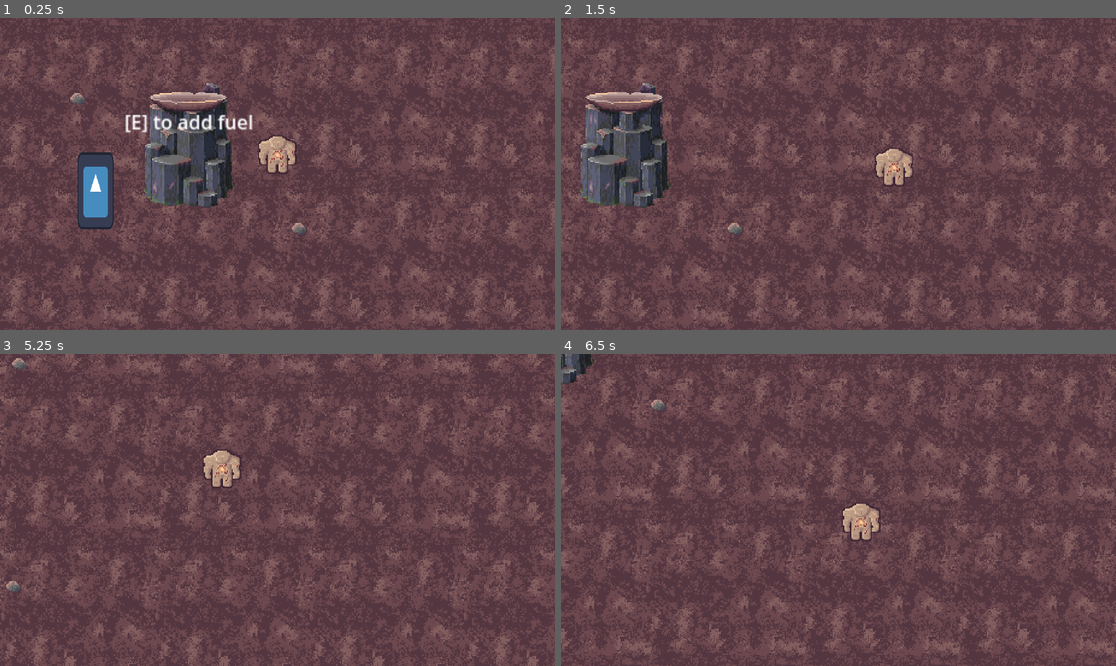
Above: before the commit, frames 1-4 (two rows, left to right).
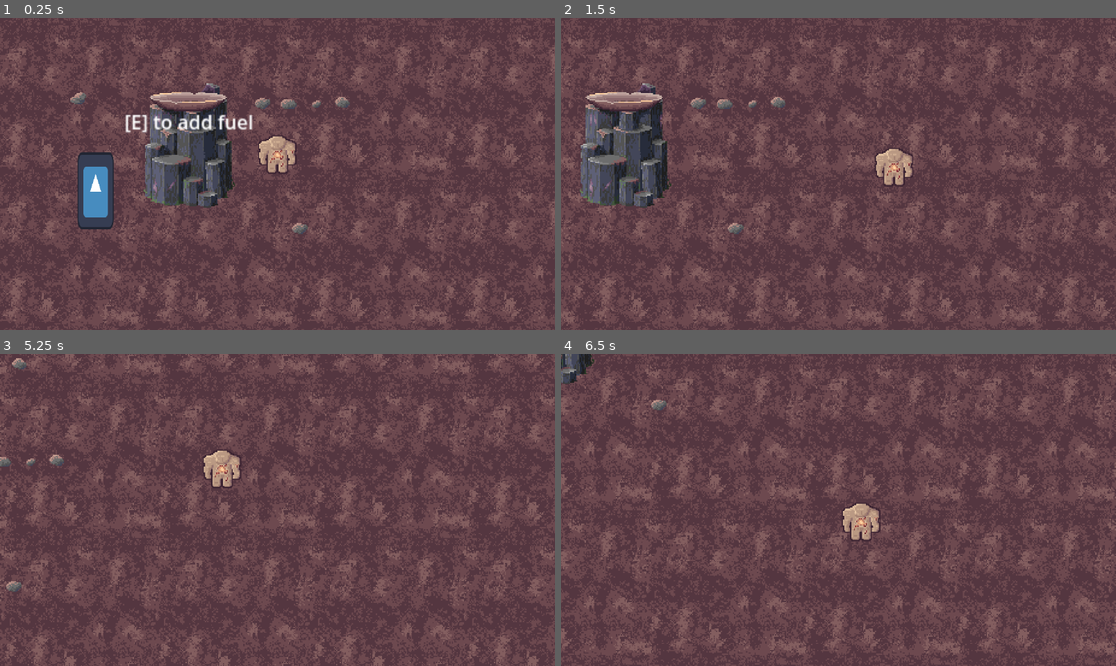
Above: after the commit, the same moments.

Repository: ShadowDragon5/eclipse
Game: Godot game, scene res://scenes/world.tscn
Two runs of this game, one before a commit and one after it. Both use one fixed random seed, a clock stepped at 60 frames per second and the inputs below. The engine's default icon, where the game draws it, is replaced by a stand-in: a white triangle on a blue panel in a dark square.
Inputs (mouse positions are in pixels of both pictures, inside the frame that each line leads up to):
- Up to frame 1 (0.25 s): no input
- Up to frame 2 (1.5 s): tap Enter at 0.5 s; move the mouse to (960, 158) at 0.52 s; hold Right (ui_right) 0.53-1.28 s; hold E (interact) 0.53-1.28 s; click (960, 158) at 0.67 s; move the mouse to (727, 189) at 1.27 s; hold Down (ui_down) from 1.28 s (still down); tap E (interact) at 1.35 s
- Up to frame 3 (5.25 s): move the mouse to (333, 441) at 2.02 s; release Down (ui_down) at 2.03 s; hold Right (ui_right) 2.03-2.78 s; hold E (interact) 2.03-2.78 s; move the mouse to (249, 572) at 2.77 s; hold Up (ui_up) 2.78-3.53 s; tap E (interact) at 2.85, 4.35 s; click (249, 572) at 2.92 s; move the mouse to (444, 556) at 3.52 s; hold E (interact) 3.53-4.28 s; hold Left (ui_left) 3.53-5.03 s; move the mouse to (111, 463) at 4.27 s; move the mouse to (305, 510) at 5.02 s; hold Down (ui_down) from 5.03 s (still down); hold E (interact) from 5.03 s (still down); click (305, 510) at 5.17 s
- Up to frame 4 (6.5 s): move the mouse to (755, 432) at 5.77 s; release Down (ui_down) at 5.78 s; release E (interact) at 5.78 s; hold Right (ui_right) from 5.78 s (still down); tap E (interact) at 5.85 s

The runs differ from the first frame. In frame 1, 0.3% of the frame differs, in the area x 12-63%, y 23-69%; in frame 2, 0.2%; in frame 3, 0.1%; in frame 4, less than 0.1%.

Commit message:
Pebbels drop in 1 of 6 random forms

Diff:
--- a/scenes/objects/pebble_collectable.tscn
+++ b/scenes/objects/pebble_collectable.tscn
@@ -1,9 +1,59 @@
-[gd_scene load_steps=6 format=3 uid="uid://tdawhwedsanv"]
+[gd_scene load_steps=13 format=3 uid="uid://tdawhwedsanv"]
 
 [ext_resource type="Texture2D" uid="uid://04udyqemrcsj" path="res://assets/sprites/pebbles.png" id="1_5pdhb"]
 [ext_resource type="Script" path="res://scripts/pebble_collectable.gd" id="1_yaf5h"]
 [ext_resource type="Resource" uid="uid://dawgtdh0hjqea" path="res://inventory/items/rock.tres" id="2_qjvop"]
 [ext_resource type="PackedScene" uid="uid://dnm3rhrapnk6r" path="res://interactioin/interaction area/interaction_area.tscn" id="3_76uq1"]
+
+[sub_resource type="AtlasTexture" id="AtlasTexture_xi5mq"]
+atlas = ExtResource("1_5pdhb")
+region = Rect2(0, 0, 16, 16)
+
+[sub_resource type="AtlasTexture" id="AtlasTexture_0vmxx"]
+atlas = ExtResource("1_5pdhb")
+region = Rect2(16, 0, 16, 16)
+
+[sub_resource type="AtlasTexture" id="AtlasTexture_2wkvx"]
+atlas = ExtResource("1_5pdhb")
+region = Rect2(32, 0, 16, 16)
+
+[sub_resource type="AtlasTexture" id="AtlasTexture_1yt2h"]
+atlas = ExtResource("1_5pdhb")
+region = Rect2(48, 0, 16, 16)
+
+[sub_resource type="AtlasTexture" id="AtlasTexture_174c7"]
+atlas = ExtResource("1_5pdhb")
+region = Rect2(64, 0, 16, 16)
+
+[sub_resource type="AtlasTexture" id="AtlasTexture_wxeo7"]
+atlas = ExtResource("1_5pdhb")
+region = Rect2(80, 0, 16, 16)
+
+[sub_resource type="SpriteFrames" id="SpriteFrames_x87jw"]
+animations = [{
+"frames": [{
+"duration": 1.0,
+"texture": SubResource("AtlasTexture_xi5mq")
+}, {
+"duration": 1.0,
+"texture": SubResource("AtlasTexture_0vmxx")
+}, {
+"duration": 1.0,
+"texture": SubResource("AtlasTexture_2wkvx")
+}, {
+"duration": 1.0,
+"texture": SubResource("AtlasTexture_1yt2h")
+}, {
+"duration": 1.0,
+"texture": SubResource("AtlasTexture_174c7")
+}, {
+"duration": 1.0,
+"texture": SubResource("AtlasTexture_wxeo7")
+}],
+"loop": true,
+"name": &"pebble",
+"speed": 0.0
+}]
 
 [sub_resource type="CapsuleShape2D" id="CapsuleShape2D_2c3l6"]
 radius = 7.0
@@ -14,9 +64,9 @@
 script = ExtResource("1_yaf5h")
 item = ExtResource("2_qjvop")
 
-[node name="Sprite2D" type="Sprite2D" parent="."]
-texture = ExtResource("1_5pdhb")
-hframes = 6
+[node name="AnimatedSprite2D" type="AnimatedSprite2D" parent="."]
+sprite_frames = SubResource("SpriteFrames_x87jw")
+animation = &"pebble"
 
 [node name="InteractionArea" parent="." instance=ExtResource("3_76uq1")]
 action_name = "pick up"
--- a/scenes/world.tscn
+++ b/scenes/world.tscn
@@ -68,3 +68,15 @@
 
 [node name="Pebble3" parent="." instance=ExtResource("6_2oify")]
 position = Vector2(97, -148)
+
+[node name="Pebble4" parent="." instance=ExtResource("6_2oify")]
+position = Vector2(61, -67)
+
+[node name="Pebble5" parent="." instance=ExtResource("6_2oify")]
+position = Vector2(83, -67)
+
+[node name="Pebble6" parent="." instance=ExtResource("6_2oify")]
+position = Vector2(106, -68)
+
+[node name="Pebble7" parent="." instance=ExtResource("6_2oify")]
+position = Vector2(128, -68)
--- a/scripts/pebble_collectable.gd
+++ b/scripts/pebble_collectable.gd
@@ -1,13 +1,13 @@
 extends Node2D
 
 @onready var interaction_area: InteractionArea = $InteractionArea
-@onready var sprite_2d = $Sprite2D
 @onready var player = get_tree().get_first_node_in_group("player")
 
 @export var item: InvItem
 
 
 func _ready():
+	$AnimatedSprite2D.set_frame(randi_range(0,6))
 	interaction_area.interact = Callable(self, "_collect")
 
 func _collect():
